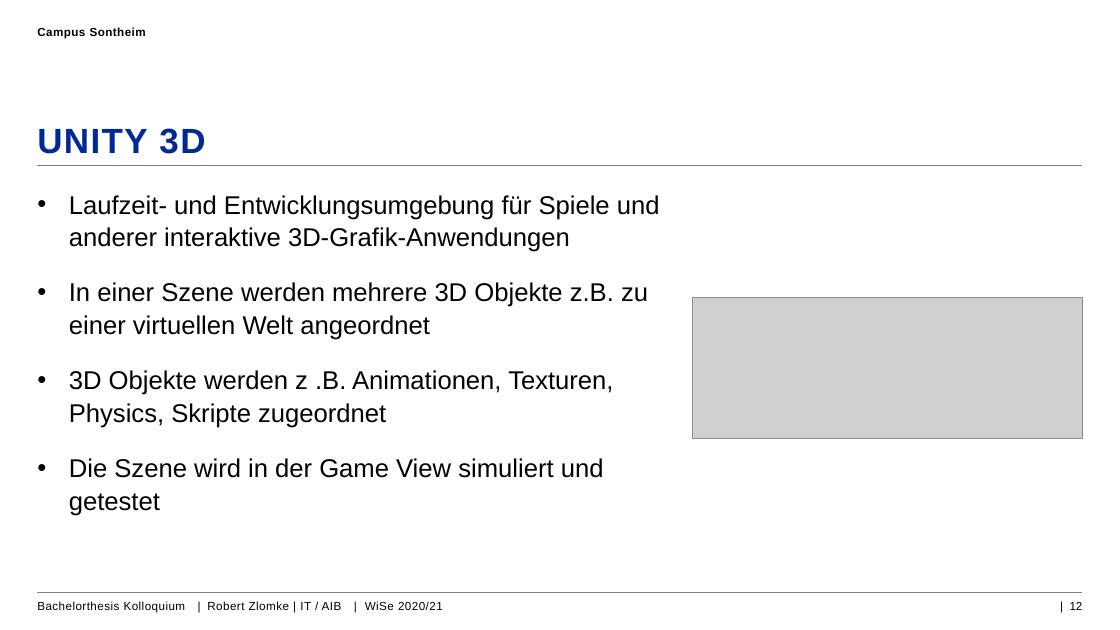
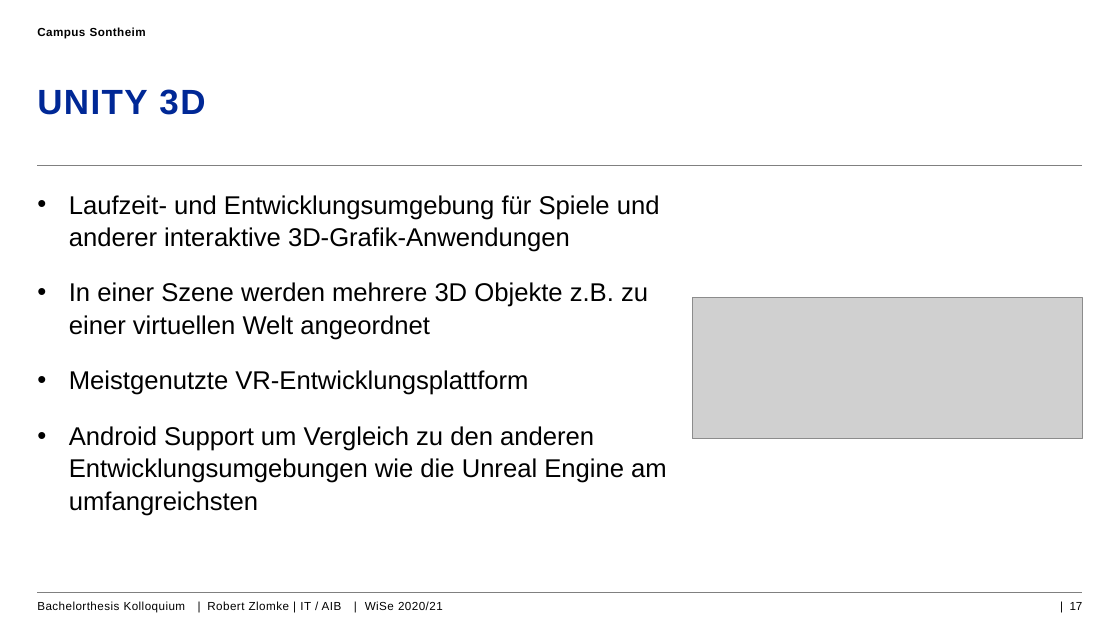
Before and after one commit to RobZlo/Studium, a slide deck: slide 17 of Kolloquium_Präsentation_RobertZlomle.pptx (slide 12 before the commit). Drawn at 1120x630 pixels with LibreOffice and Linux fonts; fonts in the diff are those of the drawing; grey boxes stand for pictures; background and template pictures are left out. Boxes give left, top, right and bottom in pixels: in the first picture for what was removed or moved away, otherwise in the second. Text is boxed around its words. In the diff, an @@ line names an element or a change of style, - is before the commit and + after.

```diff
--- a/Kolloquium_Präsentation_RobertZlomle.pptx
+++ b/Kolloquium_Präsentation_RobertZlomle.pptx
@@ title "UNITY 3D": place and size @@
-title "UNITY 3D" at box(37, 128, 205, 154)
+title "UNITY 3D" at box(37, 89, 205, 115)
@@ text at box(69, 370, 667, 516): text changed @@
-• 3D Objekte werden z .B. Animationen, Texturen, Physics, Skripte zugeordnet
-• Die Szene wird in der Game View simuliert und getestet
+• Meistgenutzte VR-Entwicklungsplattform
+• Android Support um Vergleich zu den anderen Entwicklungsumgebungen wie die Unreal Engine am umfangreichsten
@@ page number at box(1070, 602, 1083, 610): text changed @@
-| 12
+| 17
```
Also in this commit, not shown: 7 other slides changed, 5 slides added, 3 other files.
